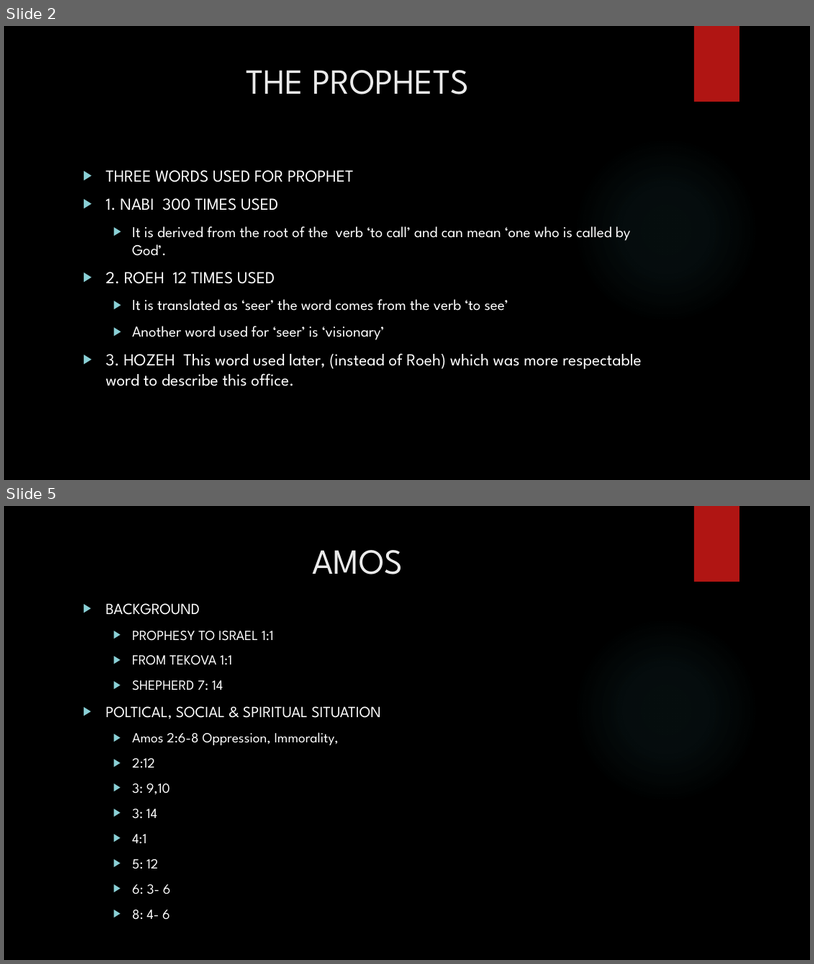
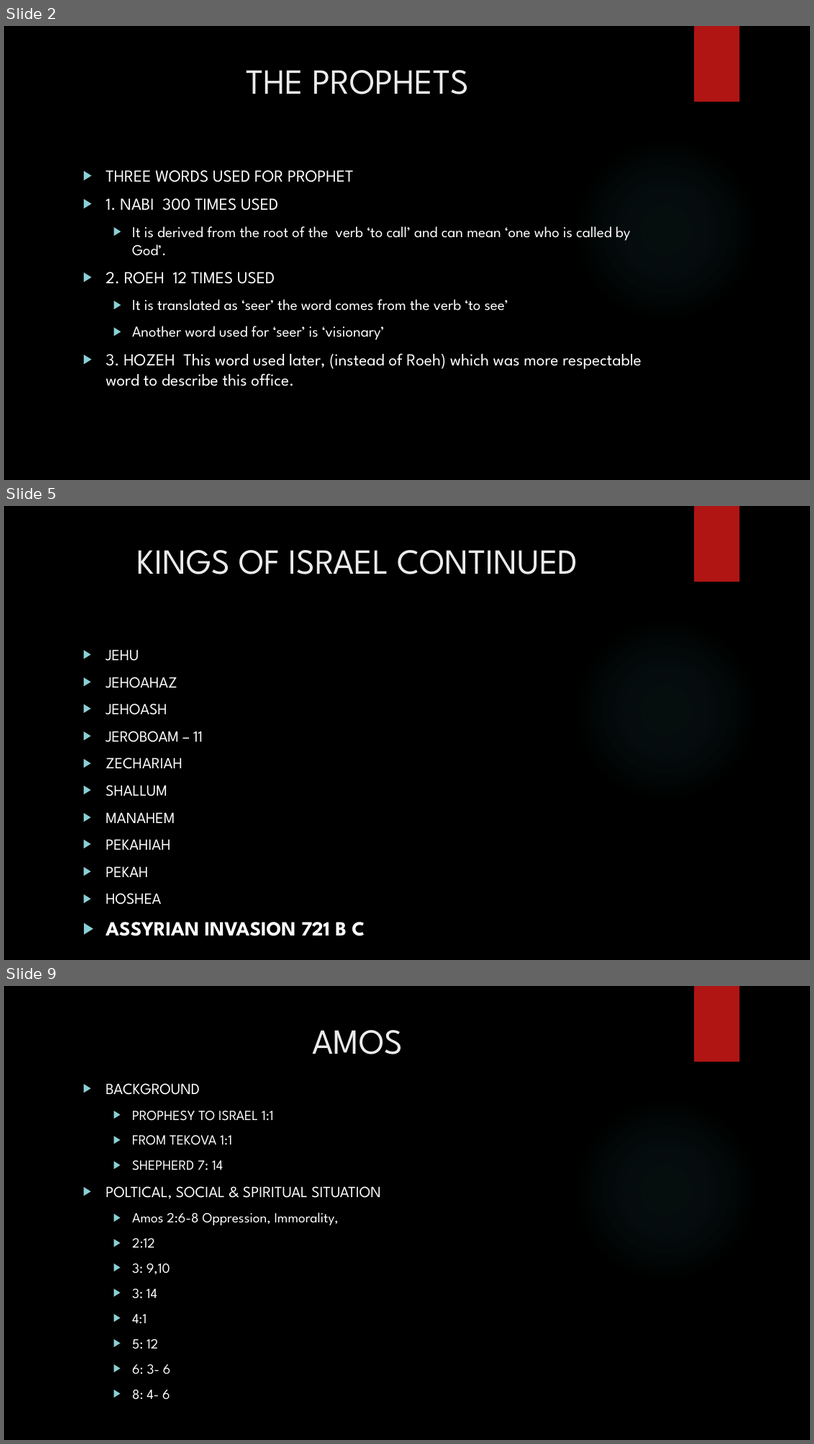
Before and after one commit to Seffin/Daddy-File, a slide deck: ZBC/THE PROPHETS.pptx. Shown one above the other, each under a label of ours: slides 2 and 5 before the commit, slides 2, 5 and 9 after it; the slides between them are not shown. The pictures are 814x964 and 814x1444 pixels, drawn with LibreOffice and Linux fonts; fonts in the diff are those of the drawing; background and template pictures are left out. Boxes give left, top, right and bottom in pixels: in the first picture for what was removed or moved away, otherwise in the second. Text is boxed around its words. In the diff, an @@ line names an element or a change of style, - is before the commit and + after.

```diff
--- a/ZBC/THE PROPHETS.pptx
+++ b/ZBC/THE PROPHETS.pptx
@@ slide 5 added at <box>4,506,810,960</box>, background picture (left out); not listed: 2 template elements that a slide beside it also shows @@
@@ title added at <box>137,550,578,574</box>, 42 pt, text #EBEBEB @@
+KINGS OF ISRAEL CONTINUED
@@ text added at <box>106,649,365,936</box>, 18.5 pt, text #FFFFFF @@
+▶ JEHU
+▶ JEHOAHAZ
+▶ JEHOASH
+▶ JEROBOAM – 11
+▶ ZECHARIAH
+▶ SHALLUM
+▶ MANAHEM
+▶ PEKAHIAH
+▶ PEKAH
+▶ HOSHEA
+▶ ASSYRIAN INVASION 721 B C
@@ what was slide 5 is now slide 9 @@
```
Also in this commit, not shown: 3 slides changed, 16 other slides added, 15 other files.
